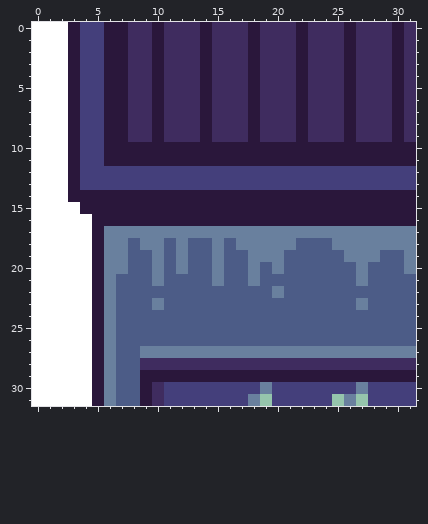
Pixel-art sprite -- Assets/Tiles/house_8.png. Above, as it was before the edit.
The file is 32x32 pixels.
After the commit:
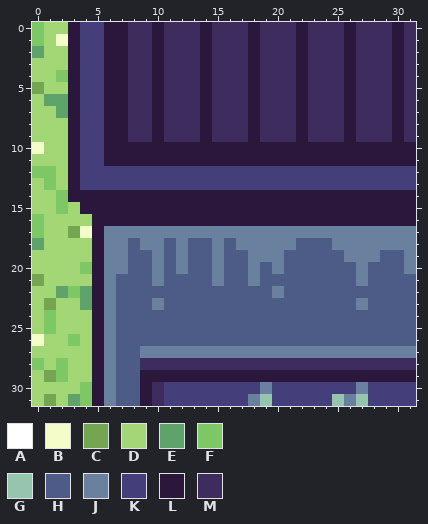
Palette (. is transparent): A #ffffff  B #f4fcca  C #74a551  D #a3d776  E #5ea46a  F #7dc864  G #95c5ac  H #4c5c87  J #69809e  K #443f7b  L #2a173b  M #3f2c5f
Edits made:
@@ x 0..6 @@
- 0 AAALKKL
- 1 AAALKKL
- 2 AAALKKL
- 3 AAALKKL
- 4 AAALKKL
- 5 AAALKKL
- 6 AAALKKL
- 7 AAALKKL
- 8 AAALKKL
- 9 AAALKKL
-10 AAALKKL
-11 AAALKKL
-12 AAALKKK
-13 AAALKKK
-14 AAALLLL
-15 AAAALLL
-16 AAAAALL
-17 AAAAALJ
-18 AAAAALJ
-19 AAAAALJ
-20 AAAAALJ
-21 AAAAALJ
-22 AAAAALJ
-23 AAAAALJ
-24 AAAAALJ
-25 AAAAALJ
-26 AAAAALJ
-27 AAAAALJ
-28 AAAAALJ
-29 AAAAALJ
-30 AAAAALJ
-31 AAAAALJ
+ 0 FDDLKKL
+ 1 FDBLKKL
+ 2 EDDLKKL
+ 3 DDDLKKL
+ 4 DDFLKKL
+ 5 CDDLKKL
+ 6 DEELKKL
+ 7 DDELKKL
+ 8 DDDLKKL
+ 9 DDDLKKL
+10 BDDLKKL
+11 DDDLKKL
+12 FFDLKKK
+13 DFDLKKK
+14 DDFLLLL
+15 DDFDLLL
+16 FDDDDLL
+17 FDDCBLJ
+18 EDDDDLJ
+19 DDDDDLJ
+20 DDDDFLJ
+21 CDDDDLJ
+22 DDEFELJ
+23 DCDDELJ
+24 DFDDDLJ
+25 DFDDDLJ
+26 BDDFDLJ
+27 DDDDDLJ
+28 FDFDDLJ
+29 DCFDDLJ
+30 DDDDFLJ
+31 DCDEFLJ
Boxes around the changes in both pictures, in picture pixels (x1, y1, x2, y2):
changed: (32, 22, 92, 406)
